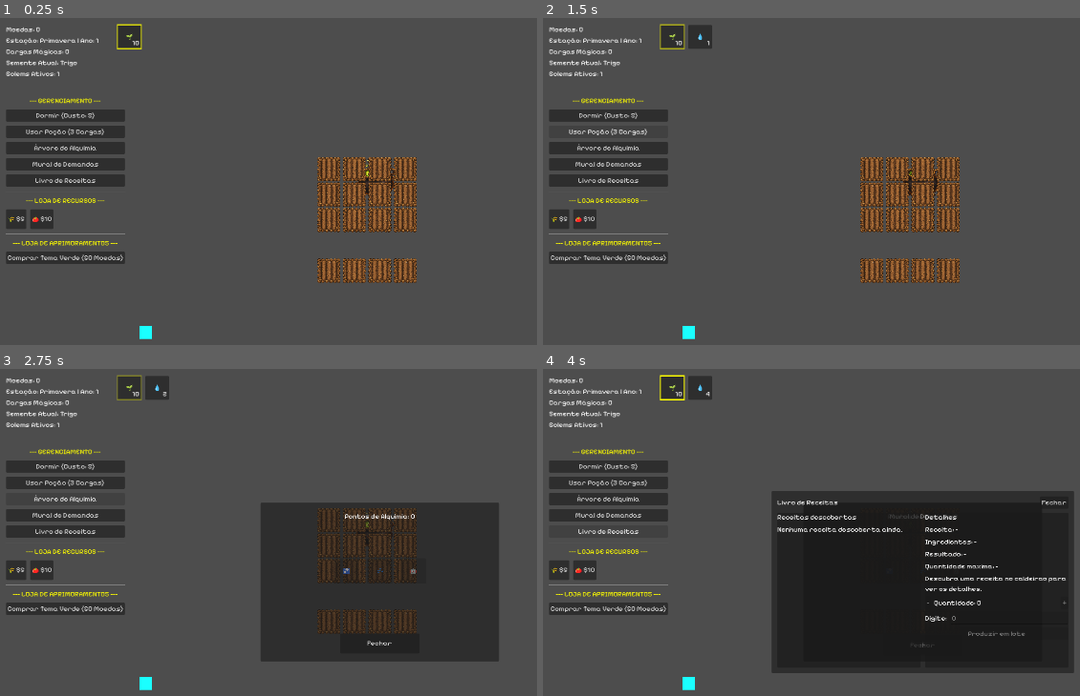
Above: before the commit, frames 1-4 (two rows, left to right).
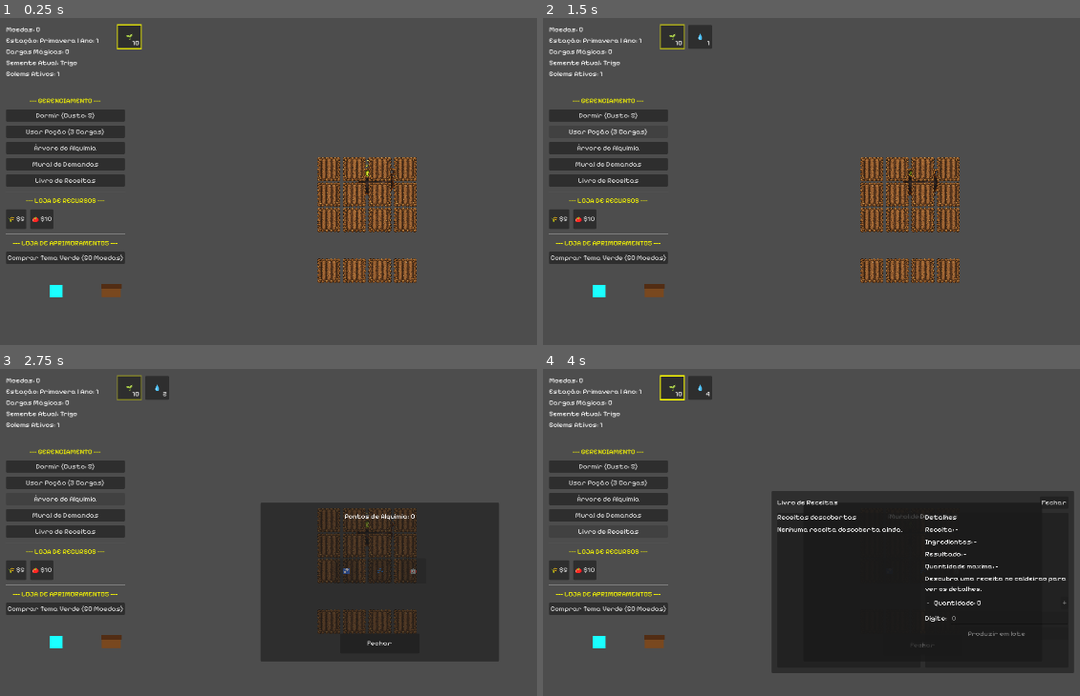
Above: after the commit, the same moments.

Repository: LeandroSatsuki/Cauldron-Crops
Game: Godot game, scene res://Scenes/Main.tscn
Two runs of this game, one before a commit and one after it. Both use one fixed random seed, a clock stepped at 60 frames per second and the inputs below.
Inputs:
- Up to frame 1 (0.25 s): no input
- Up to frame 2 (1.5 s): click "Dormir (Custo: 5)" at 0.5 s; click "Usar Poção (3 Cargas)" at 1.25 s
- Up to frame 3 (2.75 s): click "Árvore de Alquimia" at 2 s
- Up to frame 4 (4 s): click "Mural de Demandas" at 2.75 s; click "Livro de Receitas" at 3.5 s

The runs differ from the first frame. In frame 1, 0.3% of the frame differs, in the area x 9-29%, y 81-99%; in frame 2, 0.3%; in frame 3, 0.3%; in frame 4, 0.3%.

Commit message:
feat: adiciona golem coletor com bau da vila

Diff:
--- a/Scenes/Golem.tscn
+++ b/Scenes/Golem.tscn
@@ -1,11 +1,14 @@
 [gd_scene format=3 uid="uid://c8aef365l3meu"]
 
+[ext_resource type="Script" uid="uid://irr5dydf7tst" path="res://Scripts/Golem.gd" id="1_golemgd"]
+
 [node name="Golem" type="Node2D" unique_id=1412478923]
+script = ExtResource("1_golemgd")
 
 [node name="ColorRect" type="ColorRect" parent="." unique_id=2024790360]
 custom_minimum_size = Vector2(32, 32)
-offset_left = 210.0
-offset_top = 90.0
-offset_right = 242.0
-offset_bottom = 122.0
+offset_left = -15.0
+offset_top = -14.0
+offset_right = 17.0
+offset_bottom = 18.0
 color = Color(0.101960786, 1, 1, 1)
--- a/Scenes/Main.tscn
+++ b/Scenes/Main.tscn
@@ -4,6 +4,7 @@
 [ext_resource type="PackedScene" path="res://Scenes/UI.tscn" id="2_uiscene"]
 [ext_resource type="PackedScene" uid="uid://ccka0djblsc4a" path="res://Scenes/Cauldron.tscn" id="3_cauldronscene"]
 [ext_resource type="PackedScene" uid="uid://c8aef365l3meu" path="res://Scenes/Golem.tscn" id="4_rgh2o"]
+[ext_resource type="PackedScene" path="res://Scenes/VillageChest.tscn" id="5_villagechestscene"]
 
 [node name="World" type="Node2D" unique_id=1433733631]
 script = ExtResource("1_maingd")
@@ -14,3 +15,6 @@
 
 [node name="Golem" parent="." unique_id=1412478923 instance=ExtResource("4_rgh2o")]
 position = Vector2(145, 690)
+
+[node name="VillageChest" parent="." instance=ExtResource("5_villagechestscene")]
+position = Vector2(285, 690)
--- /dev/null
+++ b/Scenes/VillageChest.tscn
@@ -0,0 +1,15 @@
+[gd_scene format=3]
+
+[ext_resource type="Script" path="res://Scripts/VillageChest.gd" id="1_villagechestgd"]
+
+[node name="VillageChest" type="Node2D"]
+script = ExtResource("1_villagechestgd")
+
+[node name="ChestBody" type="Polygon2D" parent="."]
+polygon = PackedVector2Array(-24, -16, 24, -16, 24, 16, -24, 16)
+color = Color(0.47451, 0.282353, 0.121569, 1)
+
+[node name="ChestLid" type="Polygon2D" parent="."]
+position = Vector2(0, -10)
+polygon = PackedVector2Array(-26, -6, 26, -6, 26, 6, -26, 6)
+color = Color(0.321569, 0.180392, 0.0823529, 1)
--- a/Scripts/FarmPlot.gd
+++ b/Scripts/FarmPlot.gd
@@ -194,6 +194,35 @@
 			else:
 				# Opcional: print informativo de que ainda está crescendo
 				print("A semente ainda está crescendo... Tempo restante: ", "%0.1f" % timer.time_left, "s")
+
+func harvest_by_golem() -> Dictionary:
+	if estado_atual != State.PRONTO_PARA_COLHER:
+		return {}
+
+	var produto: String = str(semente_atual.get("produto_colheita", "trigo"))
+	if produto == "":
+		return {}
+
+	if timer:
+		timer.stop()
+
+	# V1: o golem colhe apenas 1 item básico, sem bônus extras ou drops raros.
+	estado_atual = State.VAZIO
+	regado = false
+	semente_atual = {}
+	semente_id_plantada = ""
+	pronto_para_colher = false
+
+	if has_node("SpriteTerra"):
+		$SpriteTerra.texture = TEX_SECA
+
+	_atualizar_visual()
+	atualizar_visual_planta("", 0)
+
+	return {
+		"item_id": produto,
+		"quantidade": 1
+	}
 
 # Quando o Timer emitir o sinal de timeout: o estado muda para PRONTO_PARA_COLHER
 func _on_timer_timeout() -> void:
--- a/Scripts/Golem.gd
+++ b/Scripts/Golem.gd
@@ -1,65 +1,131 @@
 extends Node2D
 
-const GRID_SIZE = 64.0
-const TEMPO_POR_BLOCO = 0.5 # Exatos 2 quadrados por segundo
+@export var move_speed_pixels_per_second: float = 128.0
+@export var think_interval: float = 1.0
+@export var harvest_duration: float = 0.5
+@export var deposit_duration: float = 0.3
+@export var carry_capacity: int = 1
 
-var base_pos: Vector2
-var estado: String = "IDLE"
-var alvo_atual: Node2D = null
+var state: String = "IDLE"
+var carried_item_id: String = ""
+var carried_quantity: int = 0
+var target_plot: Node2D = null
+var target_chest: Node2D = null
+var _think_timer: Timer
+var _current_tween: Tween
 
 func _ready() -> void:
-	base_pos = global_position # Salva a casinha/baú
-	# Timer do "Cérebro" para pensar a cada segundo
-	var timer = Timer.new()
-	timer.wait_time = 1.0
-	timer.autostart = true
-	timer.timeout.connect(_pensar)
-	add_child(timer)
+	_think_timer = Timer.new()
+	_think_timer.wait_time = max(think_interval, 0.1)
+	_think_timer.autostart = true
+	_think_timer.one_shot = false
+	_think_timer.timeout.connect(_on_think_timer_timeout)
+	add_child(_think_timer)
 
-func _pensar() -> void:
-	if estado == "IDLE":
-		_procurar_alvo()
+func _on_think_timer_timeout() -> void:
+	if state != "IDLE":
+		return
 
-func _procurar_alvo() -> void:
-	var lotes = get_tree().get_nodes_in_group("lote_plantacao")
+	if carried_quantity > 0 and carried_item_id != "":
+		_procurar_bau()
+	else:
+		_procurar_lote()
+
+func _procurar_lote() -> void:
+	var lotes = get_tree().get_nodes_in_group("lotes_terra")
 	for lote in lotes:
-		# Checa a variavel que criamos no FarmPlot
+		if not is_instance_valid(lote):
+			continue
 		if lote.get("pronto_para_colher") == true:
-			alvo_atual = lote
-			estado = "MOVING"
-			_iniciar_movimento(alvo_atual.global_position, _colher_planta)
-			break
+			target_plot = lote as Node2D
+			if target_plot == null:
+				continue
+			state = "MOVING_TO_PLOT"
+			_mover_para(target_plot.global_position, Callable(self, "_chegar_ao_lote"))
+			return
 
-func _iniciar_movimento(destino: Vector2, callback: Callable) -> void:
-	print("--- INICIANDO MOVIMENTO ---")
-	print("Posicao Atual do Golem: ", global_position)
-	print("Posicao Alvo (Planta): ", destino)
+func _procurar_bau() -> void:
+	target_chest = _encontrar_bau()
+	if target_chest == null:
+		push_warning("Golem: nenhum Baú da Vila encontrado.")
+		state = "IDLE"
+		return
 
-	var distancia_pixels = global_position.distance_to(destino)
-	var distancia_em_blocos = distancia_pixels / GRID_SIZE
-	var tempo_viagem = distancia_em_blocos * TEMPO_POR_BLOCO
+	state = "MOVING_TO_CHEST"
+	_mover_para(target_chest.global_position, Callable(self, "_chegar_ao_bau"))
 
-	print("Distancia Calculada (Pixels): ", distancia_pixels)
-	print("Tempo de Viagem Calculado: ", tempo_viagem, " segundos")
-	print("---------------------------")
+func _encontrar_bau() -> Node2D:
+	var baus = get_tree().get_nodes_in_group("village_chest")
+	for bau in baus:
+		if not is_instance_valid(bau):
+			continue
+		if bau is Node2D:
+			return bau as Node2D
+	return null
 
-	var tween = create_tween()
-	tween.tween_property(self, "global_position", destino, tempo_viagem)
-	tween.tween_callback(callback)
+func _mover_para(destino: Vector2, callback: Callable) -> void:
+	if _current_tween:
+		_current_tween.kill()
+		_current_tween = null
 
-func _colher_planta() -> void:
-	estado = "HARVESTING"
-	# Simula o tempo arrancando a planta
-	await get_tree().create_timer(1.0).timeout
+	var distancia_pixels := global_position.distance_to(destino)
+	var tempo_viagem: float = max(distancia_pixels / max(move_speed_pixels_per_second, 1.0), 0.05)
 
-	if alvo_atual and is_instance_valid(alvo_atual):
-		# Aqui chamaremos a funcao de colheita do FarmPlot no futuro
-		alvo_atual.set("pronto_para_colher", false)
+	_current_tween = create_tween()
+	_current_tween.tween_property(self, "global_position", destino, tempo_viagem)
+	_current_tween.tween_callback(callback)
 
-	estado = "RETURNING"
-	_iniciar_movimento(base_pos, _chegar_na_base)
+func _chegar_ao_lote() -> void:
+	if state != "MOVING_TO_PLOT":
+		return
 
-func _chegar_na_base() -> void:
-	estado = "IDLE"
-	alvo_atual = null
-	# Aqui os itens vao para o bau/inventario no futuro
+	state = "HARVESTING"
+	await get_tree().create_timer(harvest_duration).timeout
+
+	if not is_instance_valid(target_plot) or not target_plot.has_method("harvest_by_golem"):
+		push_warning("Golem: lote inválido para colheita.")
+		_limpar_alvo_lote()
+		state = "IDLE"
+		return
+
+	var colheita: Dictionary = target_plot.harvest_by_golem()
+	if colheita.is_empty():
+		push_warning("Golem: o lote não entregou colheita.")
+		_limpar_alvo_lote()
+		state = "IDLE"
+		return
+
+	carried_item_id = str(colheita.get("item_id", ""))
+	carried_quantity = min(int(colheita.get("quantidade", 0)), carry_capacity)
+
+	_limpar_alvo_lote()
+
+	if carried_item_id == "" or carried_quantity <= 0:
+		push_warning("Golem: colheita inválida recebida do lote.")
+		carried_item_id = ""
+		carried_quantity = 0
+		state = "IDLE"
+		return
+
+	_procurar_bau()
+
+func _chegar_ao_bau() -> void:
+	if state != "MOVING_TO_CHEST":
+		return
+
+	state = "DEPOSITING"
+	await get_tree().create_timer(deposit_duration).timeout
+
+	if is_instance_valid(target_chest) and target_chest.has_method("deposit_item"):
+		target_chest.deposit_item(carried_item_id, carried_quantity)
+		print("Golem: depositou %s x%d no Baú da Vila." % [carried_item_id, carried_quantity])
+	else:
+		push_warning("Golem: baú inválido para depósito.")
+
+	carried_item_id = ""
+	carried_quantity = 0
+	target_chest = null
+	state = "IDLE"
+
+func _limpar_alvo_lote() -> void:
+	target_plot = null
--- /dev/null
+++ b/Scripts/VillageChest.gd
@@ -0,0 +1,21 @@
+extends Node2D
+class_name VillageChest
+
+var inventory: Dictionary = {}
+
+func _ready() -> void:
+	add_to_group("village_chest")
+
+func deposit_item(item_id: String, quantidade: int = 1) -> void:
+	if item_id == "" or quantidade <= 0:
+		return
+
+	inventory[item_id] = int(inventory.get(item_id, 0)) + quantidade
+	print("VillageChest: recebeu %s x%d. Total: %d" % [
+		item_id,
+		quantidade,
+		int(inventory[item_id])
+	])
+
+func get_contents() -> Dictionary:
+	return inventory.duplicate()
Not shown, added: Scripts/VillageChest.gd.uid
Not shown, changed: docs/CHANGELOG.md
Not shown, changed: docs/DECISIONS.md
